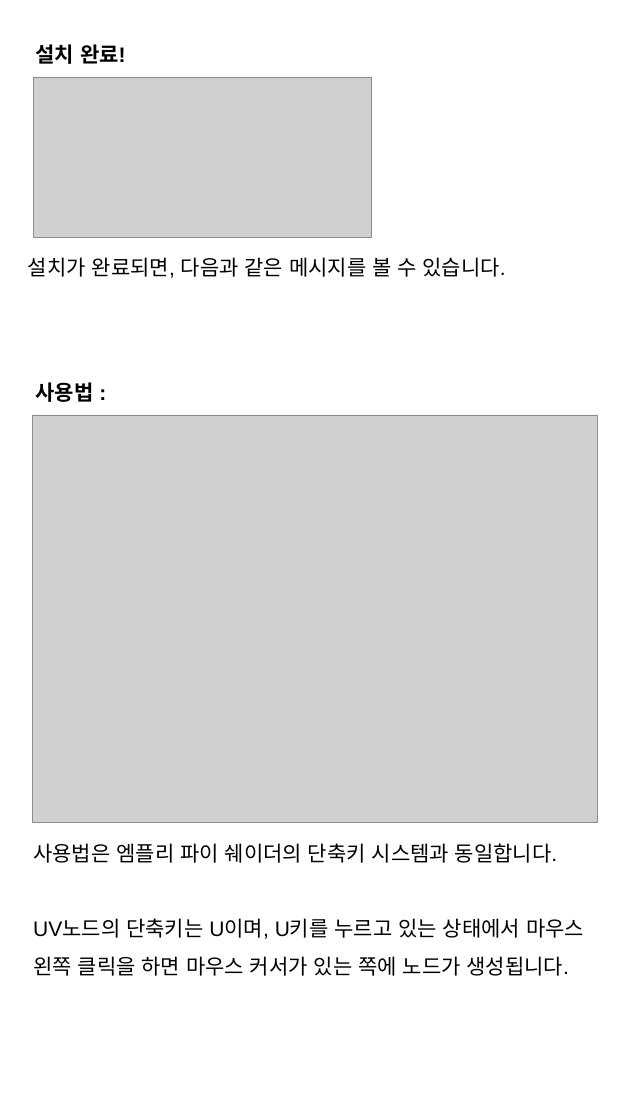
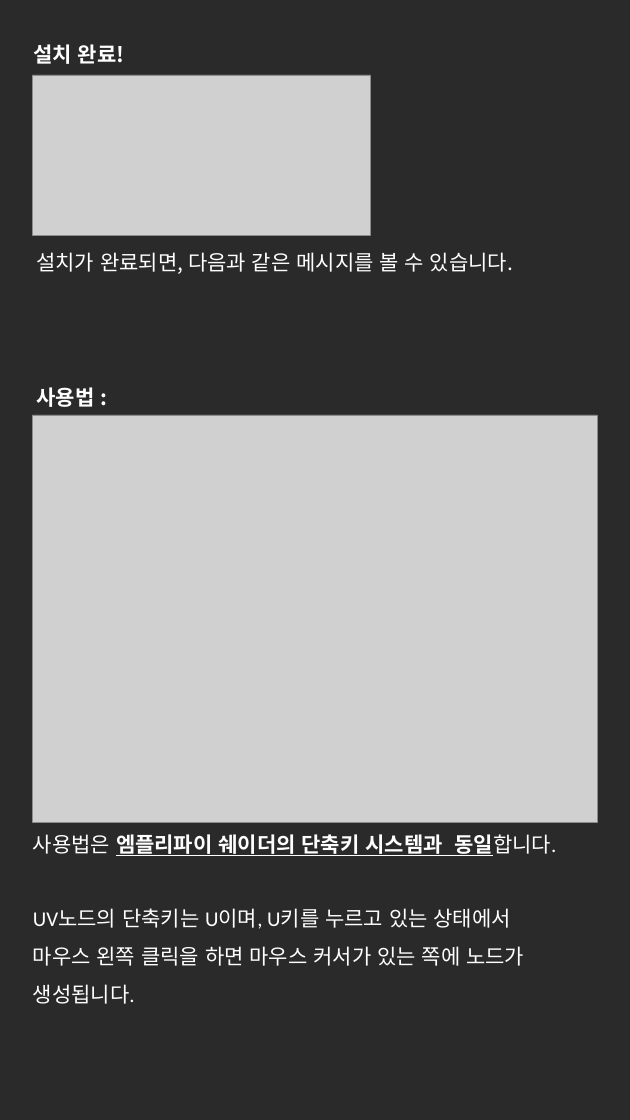
Before and after one commit to NK-Studio/ShaderGraphHotKey, a slide deck: slide 2 of Document KR.pptx. Drawn at 630x1120 pixels with LibreOffice and Linux fonts; fonts in the diff are those of the drawing; grey boxes stand for pictures. Boxes give left, top, right and bottom in pixels: in the first picture for what was removed or moved away, otherwise in the second. Text is boxed around its words. In the diff, an @@ line names an element or a change of style, - is before the commit and + after.

```diff
--- a/Document KR.pptx
+++ b/Document KR.pptx
@@ freeform shape added at (0,0,630,1120), fill #2A2A2A @@
@@ text "설치 완료!" at (33,44,124,64): font Arial to Noto Sans CJK KR, text colour #000000 to #FFFFFF; indent changed; line spacing 1 to 1.5; more space between paragraphs @@
@@ text "설치가 완료되면, 다음과 같은 메시지를 ...": place and size @@
-text "설치가 완료되면, 다음과 같은 메시지를 ..." at (28,257,506,278)
+text "설치가 완료되면, 다음과 같은 메시지를 ..." at (36,252,513,274)
@@ text "설치가 완료되면, 다음과 같은 메시지를 ..." at (36,252,513,274): font Arial to Noto Sans CJK KR, text colour #000000 to #FFFFFF; indent changed; more space between paragraphs @@
@@ text "사용법 :" at (36,387,94,407): font Arial to Noto Sans CJK KR, text colour #000000 to #FFFFFF; indent changed; line spacing 1 to 1.5; more space between paragraphs @@
@@ text added at (33,834,556,856), 18 pt, text #FFFFFF, bold, underline @@
+사용법은 엠플리파이 쉐이더의 단축키 시스템과 동일합니다.
@@ text at (33,908,524,1004): text changed; font Arial to Calibri; text colour #000000 to #FFFFFF @@
-사용법은 엠플리 파이 쉐이더의 단축키 시스템과 동일합니다.
-UV노드의 단축키는 U이며, U키를 누르고 있는 상태에서 마우스 왼쪽 클릭을 하면 마우스 커서가 있는 쪽에 노드가 생성됩니다.
+UV노드의 단축키는 U이며, U키를 누르고 있는 상태에서
+마우스 왼쪽 클릭을 하면 마우스 커서가 있는 쪽에 노드가
+생성됩니다.
```
Also in this commit, not shown: 2 other slides changed, 3 slides added, 1 other file.
